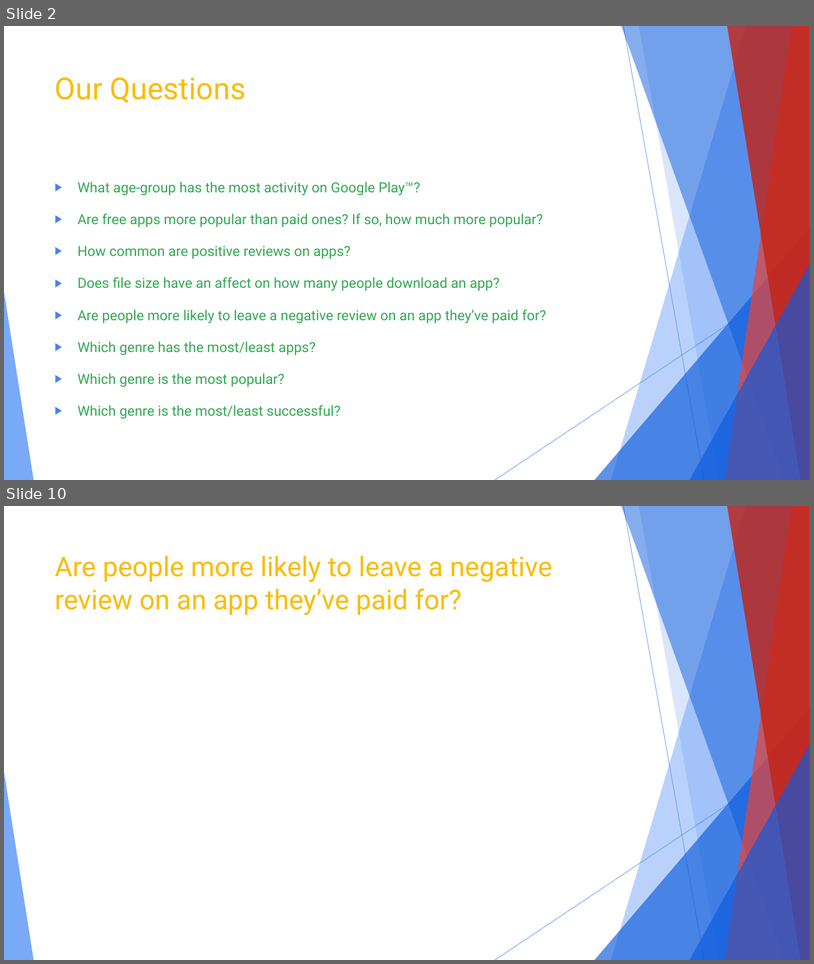
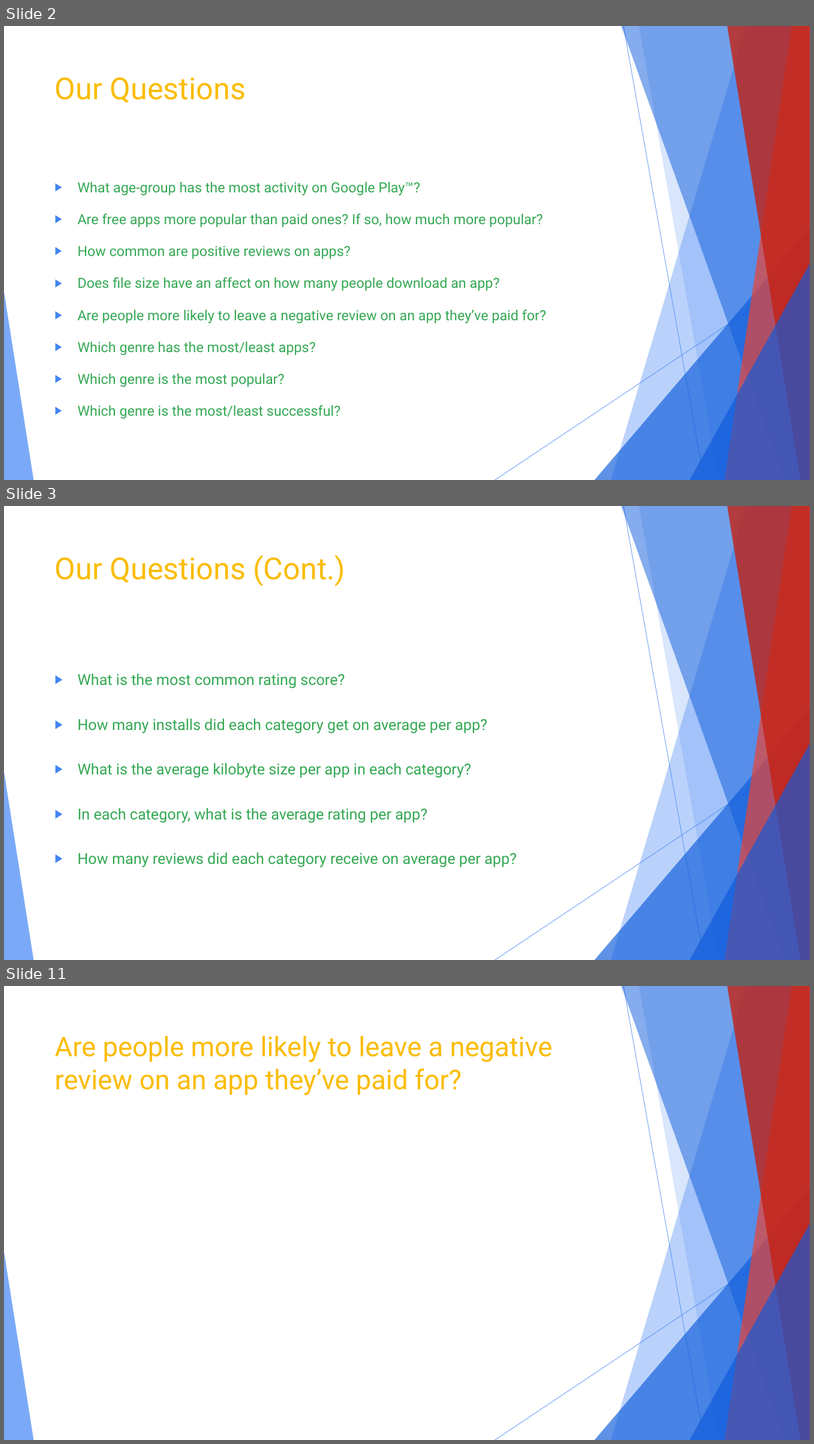
Before and after one commit to KylePeterson623/Project1, a slide deck: Google Play™ Store Analysis.pptx. Shown one above the other, each under a label of ours: slides 2 and 10 before the commit, slides 2, 3 and 11 after it; the slides between them are not shown. The pictures are 814x964 and 814x1444 pixels, drawn with LibreOffice and Linux fonts; fonts in the diff are those of the drawing. Boxes give left, top, right and bottom in pixels: in the first picture for what was removed or moved away, otherwise in the second. Text is boxed around its words. In the diff, an @@ line names an element or a change of style, - is before the commit and + after.

```diff
--- a/Google Play™ Store Analysis.pptx
+++ b/Google Play™ Store Analysis.pptx
@@ slide 3 added at [4,506,810,960], background #FFFFFF; not listed: 10 template elements that a slide beside it also shows @@
@@ title added at [55,555,346,586], 36 pt, text #FBBC05 @@
+Our Questions (Cont.)
@@ text added at [78,673,517,867], 18 pt, text #34A853 @@
+▶ What is the most common rating score?
+▶ How many installs did each category get on average per app?
+▶ What is the average kilobyte size per app in each category?
+▶ In each category, what is the average rating per app?
+▶ How many reviews did each category receive on average per app?
@@ what was slide 10 is now slide 11 @@
```
Also in this commit, not shown: 9 slides changed, 10 other slides added, 1 slide removed, 12 other files.
